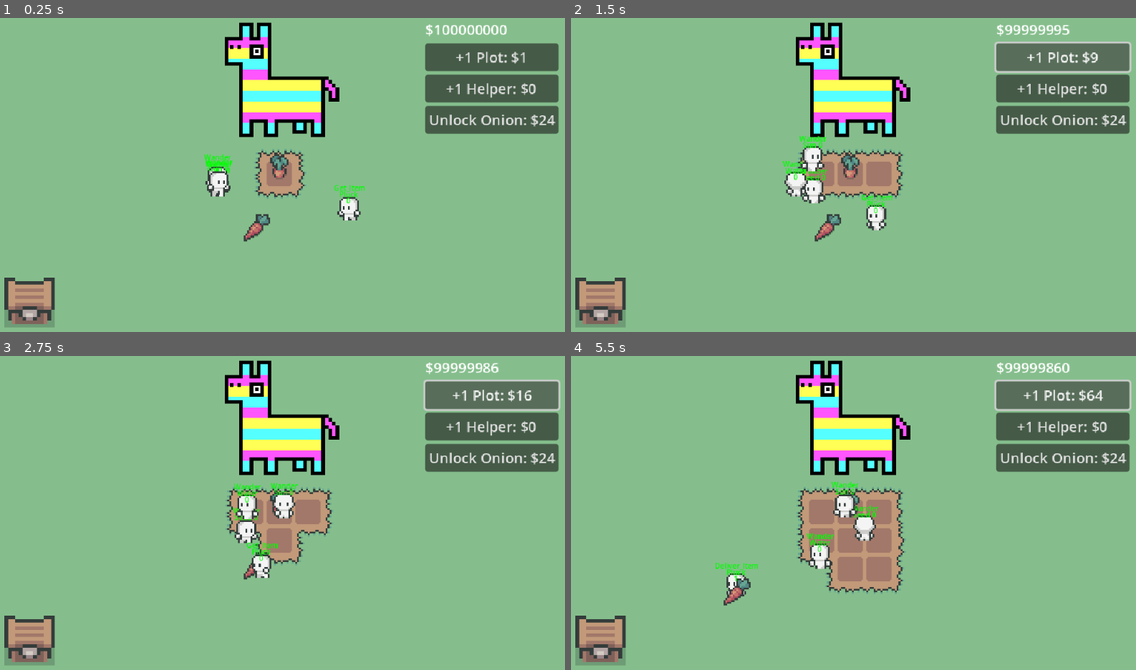
Above: before the commit, frames 1-4 (two rows, left to right).
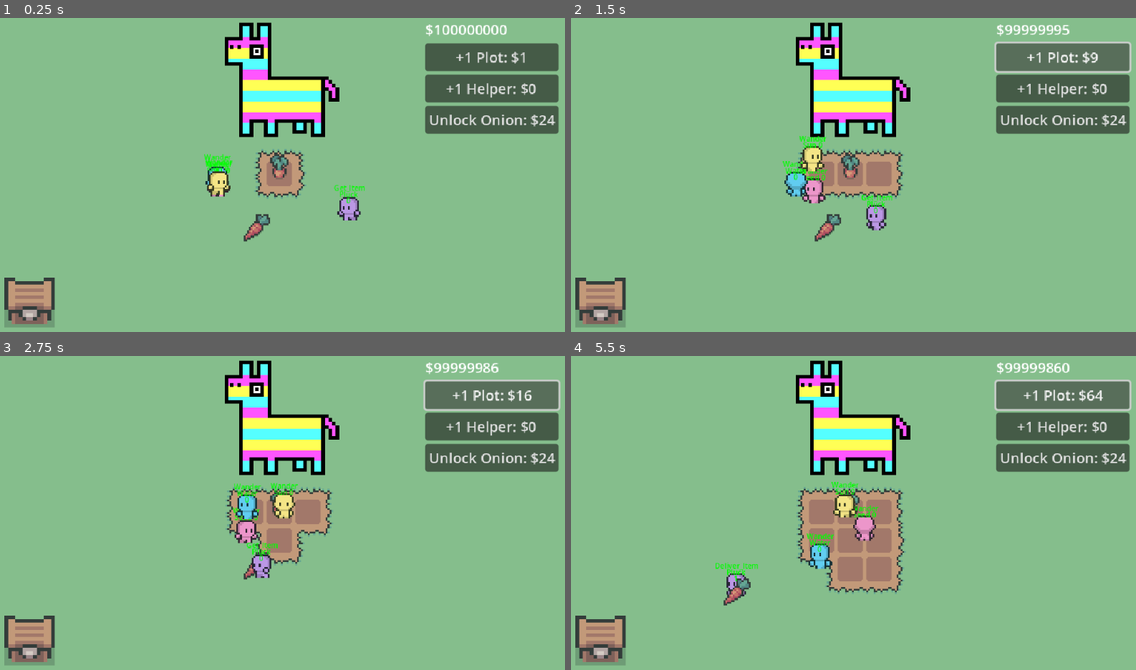
Above: after the commit, the same moments.

Repository: eric-marsh/farminata
Game: Godot game, scene res://scene/scene_switcher.tscn
Same seed, same stepped clock (60 frames per second), same inputs: the game is played once before the commit and once after it. Sound files missing from this copy of the repository are replaced by a short silence.
Inputs:
- Up to frame 1 (0.25 s): no input
- Up to frame 2 (1.5 s): click "+1 Plot: $1" at 0.5 s; click "+1 Plot: $4" at 1.25 s
- Up to frame 3 (2.75 s): click "+1 Plot: $9" at 2 s
- Up to frame 4 (5.5 s): click "+1 Plot: $16" at 2.75 s; click "+1 Plot: $25" at 3.5 s; click "+1 Plot: $36" at 4.25 s; click "+1 Plot: $49" at 5 s

The runs differ from the first frame. In frame 1, 0.5% of the frame differs, in the area x 36-64%, y 47-65%; in frame 2, 0.8%, in the area x 37-56%, y 41-68%; in frame 3, 0.8%; in frame 4, 0.8%.

Commit message:
helper colors

Diff:
--- a/scene/helper.tscn
+++ b/scene/helper.tscn
@@ -1,10 +1,12 @@
-[gd_scene load_steps=31 format=3 uid="uid://c82wwcd2kv076"]
+[gd_scene load_steps=32 format=3 uid="uid://c82wwcd2kv076"]
 
 [ext_resource type="Texture2D" uid="uid://cmb0w57uedn7x" path="res://img/helper/walk_sprite_sheet.png" id="1_undiq"]
 [ext_resource type="Script" uid="uid://14s7ms1klkvk" path="res://script/helper.gd" id="1_uu31v"]
 [ext_resource type="Texture2D" uid="uid://rxlpd65q3trl" path="res://img/slots/symbols/carrot_seed.png" id="3_ewdy1"]
 
 [sub_resource type="CircleShape2D" id="CircleShape2D_uu31v"]
+
+[sub_resource type="ShaderMaterial" id="ShaderMaterial_ewdy1"]
 
 [sub_resource type="AtlasTexture" id="AtlasTexture_ewdy1"]
 atlas = ExtResource("1_undiq")
@@ -207,6 +209,7 @@
 shape = SubResource("CircleShape2D_uu31v")
 
 [node name="AnimatedSprite2D" type="AnimatedSprite2D" parent="."]
+material = SubResource("ShaderMaterial_ewdy1")
 scale = Vector2(2, 2)
 sprite_frames = SubResource("SpriteFrames_6kp2c")
 animation = &"walk_right"
--- a/scene/plot.tscn
+++ b/scene/plot.tscn
@@ -1,13 +1,10 @@
-[gd_scene load_steps=5 format=3 uid="uid://b7mjmd8qocm5n"]
+[gd_scene load_steps=4 format=3 uid="uid://b7mjmd8qocm5n"]
 
 [ext_resource type="Script" uid="uid://dv6p8ldxol3f0" path="res://script/plot.gd" id="1_xmivb"]
 [ext_resource type="Texture2D" uid="uid://d2go8llpcolsq" path="res://img/plot/plot_dry.png" id="2_8yg48"]
 
 [sub_resource type="RectangleShape2D" id="RectangleShape2D_4pdpe"]
 size = Vector2(32, 32)
-
-[sub_resource type="CircleShape2D" id="CircleShape2D_xmivb"]
-radius = 171.105
 
 [node name="Plot" type="Node2D"]
 script = ExtResource("1_xmivb")
@@ -26,11 +23,5 @@
 [node name="Plant" type="Sprite2D" parent="."]
 centered = false
 
-[node name="SearchArea" type="Area2D" parent="."]
-position = Vector2(16, 16)
-
-[node name="CollisionShape2D" type="CollisionShape2D" parent="SearchArea"]
-shape = SubResource("CircleShape2D_xmivb")
-
 [connection signal="body_entered" from="Area2D" to="." method="_on_area_2d_body_entered"]
 [connection signal="input_event" from="Area2D" to="." method="_on_area_2d_input_event"]
--- a/script/helper.gd
+++ b/script/helper.gd
@@ -24,6 +24,10 @@
 	#set_state(Enum.Helper_State.Get_Item)
 	set_state(Enum.Helper_State.Idle)
 	update_animation()
+
+
+	$AnimatedSprite2D.modulate = Util.get_color_from_helper_type(helper_type).lightened(0.4)
+
 
 	if Debug.Helper_Speed > 0:
 		speed = Debug.Helper_Speed
--- a/script/plot.gd
+++ b/script/plot.gd
@@ -1,7 +1,6 @@
 extends Node2D
 class_name plot
 
-@onready var search_area = $SearchArea
 
 @export var plot_state: Enum.Plot_State = Enum.Plot_State.Dry
 @export var plot_growth_state: Enum.Plot_Growth_State = Enum.Plot_Growth_State.None
--- a/script/util.gd
+++ b/script/util.gd
@@ -83,3 +83,19 @@
 	p.connect("finished", func(): p.queue_free())
 	p.emitting = true
 	Globals.AnimationsContainer.add_child(p)
+
+
+# https://coolors.co/palette/ff595e-ffca3a-8ac926-1982c4-6a4c93
+func get_color_from_helper_type(type: Enum.Helper_Type) -> Color:
+	match(type):
+		Enum.Helper_Type.Seed:
+			return Color.html("#f15bb5")
+		Enum.Helper_Type.Sun:
+			return Color.html("#fee440")
+		Enum.Helper_Type.Water:
+			return Color.html("#00bbf9")
+		Enum.Helper_Type.Pluck:
+			return Color.html("#9b5de5")
+		_:
+			return Color.WHITE
+	pass
--- /dev/null
+++ b/shader/ColorGradient.gdshader
@@ -0,0 +1,60 @@
+shader_type canvas_item;
+
+// Color intensities
+uniform float red_value = 0.0;
+uniform float green_value = 0.0;
+uniform float blue_value = 0.0;
+
+uniform float half_color_mult = 0.75;
+
+// Custom colors (in normalized RGB)
+uniform vec3 red_color = vec3(0.9804, 0.3294, 0.3411);    // #fa5457
+//uniform vec3 green_color = vec3(0.3725, 0.6470, 0.3529);  // #5fa55a
+uniform vec3 green_color = vec3(0.9647058823529412, 0.8352941176470589, 0.12156862745098039);   // #01b4bc
+uniform vec3 blue_color = vec3(0.0039, 0.7058, 0.7372);   // #01b4bc
+
+void fragment() {
+    vec4 tex_color = texture(TEXTURE, UV);
+    if (tex_color.a < 0.01) {
+        discard;
+    }
+
+    bool red_active = red_value > 0.0;
+    bool green_active = green_value > 0.0;
+    bool blue_active = blue_value > 0.0;
+
+    int active_colors = int(red_active) + int(green_active) + int(blue_active);
+
+    vec3 color = vec3(1.0); // Default white
+
+    if (active_colors == 1) {
+        if (red_active) {
+            color = mix(vec3(1.0), red_color, red_value * half_color_mult);
+        } else if (green_active) {
+            color = mix(vec3(1.0), green_color, green_value * half_color_mult);
+        } else if (blue_active) {
+            color = mix(vec3(1.0), blue_color, blue_value * half_color_mult);
+        }
+    } else if (active_colors == 2) {
+        float section = UV.x;
+
+        if (red_active && green_active) {
+            color = mix(vec3(1.0), section < 0.5 ? red_color : green_color, (section < 0.5 ? red_value : green_value) * half_color_mult);
+        } else if (red_active && blue_active) {
+            color = mix(vec3(1.0), section < 0.5 ? red_color : blue_color, (section < 0.5 ? red_value : blue_value) * half_color_mult);
+        } else if (green_active && blue_active) {
+            color = mix(vec3(1.0), section < 0.5 ? green_color : blue_color, (section < 0.5 ? green_value : blue_value) * half_color_mult);
+        }
+    } else if (active_colors == 3) {
+        float section = UV.x;
+        if (section < 1.0 / 3.0) {
+            color = mix(vec3(1.0), red_color, red_value * half_color_mult);
+        } else if (section < 2.0 / 3.0) {
+            color = mix(vec3(1.0), green_color, green_value * half_color_mult);
+        } else {
+            color = mix(vec3(1.0), blue_color, blue_value * half_color_mult);
+        }
+    }
+
+    COLOR = vec4(color, 1.0);
+}
Not shown, added: shader/ColorGradient.gdshader.uid
